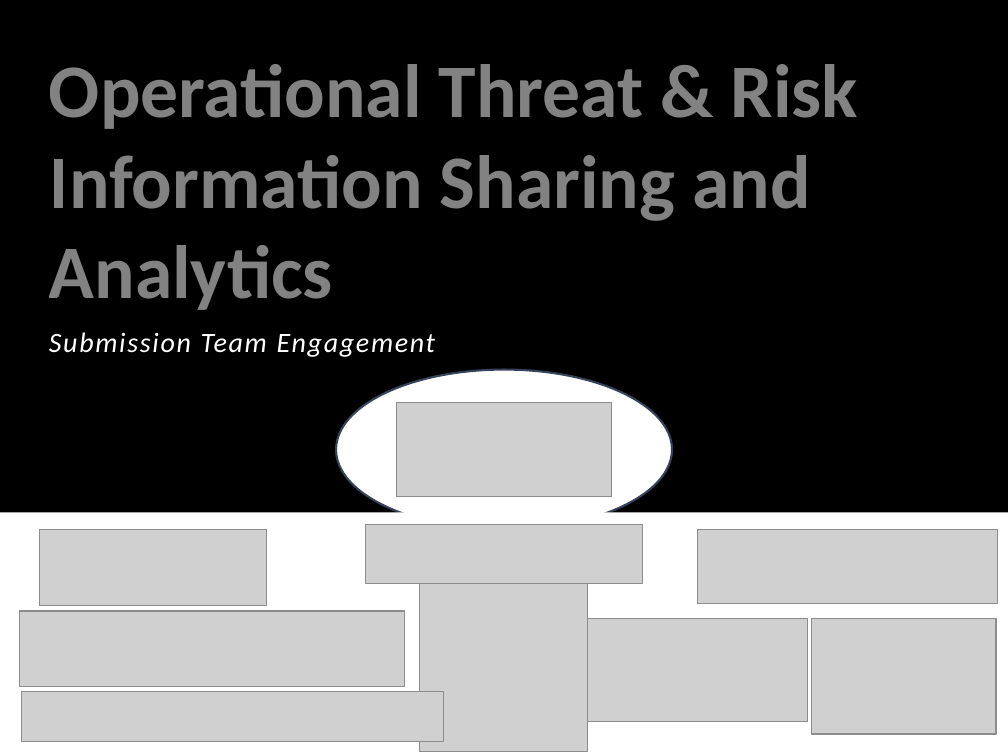
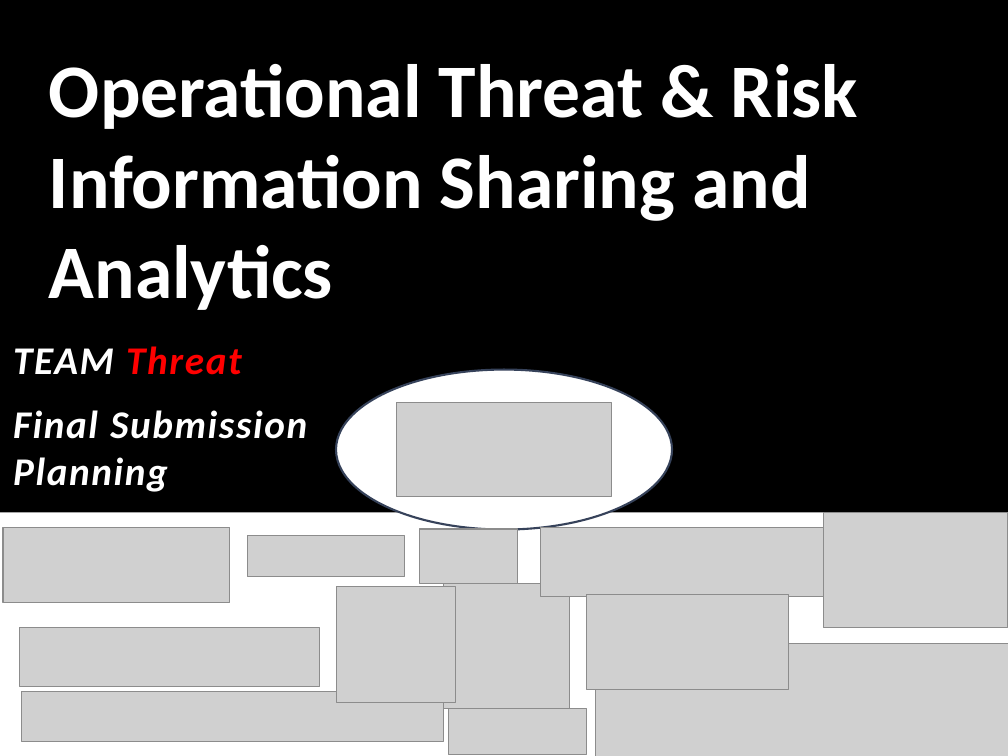
Before and after one commit to omg-threat-modeling/phase1, a slide deck: slide 1 of Team/Threat-risk -enguagement.pptx. Drawn at 1008x756 pixels with LibreOffice and Linux fonts; fonts in the diff are those of the drawing; grey boxes stand for pictures; background and template pictures are left out. Boxes give left, top, right and bottom in pixels: in the first picture for what was removed or moved away, otherwise in the second. Text is boxed around its words. In the diff, an @@ line names an element or a change of style, - is before the commit and + after.

```diff
--- a/Team/Threat-risk -enguagement.pptx
+++ b/Team/Threat-risk -enguagement.pptx
@@ title "Operational Threat & Risk Information ..." at (49, 64, 858, 310): text colour gradient #FFFFFF to #FFFFFF @@
@@ subtitle at (13, 346, 307, 492): text changed; size 20 to 28 pt; bold on @@
-Submission Team Engagement
+TEAM Threat
+Final Submission Planning
@@ picture: place and size @@
-picture at (40, 529, 267, 605)
+picture at (3, 527, 230, 603)
@@ picture added at (247, 535, 404, 577) @@
@@ picture removed at (366, 524, 642, 584) @@
@@ picture added at (419, 529, 518, 584) @@
@@ picture: place and size @@
-picture at (698, 529, 998, 603)
+picture at (540, 527, 824, 597)
@@ picture: place and size @@
-picture at (811, 619, 996, 734)
+picture at (824, 512, 1008, 627)
@@ picture added at (337, 586, 456, 702) @@
@@ picture: place and size @@
-picture at (419, 584, 588, 752)
+picture at (444, 584, 570, 710)
@@ picture: place and size @@
-picture at (588, 619, 807, 722)
+picture at (587, 595, 789, 689)
@@ picture: place and size @@
-picture at (19, 611, 404, 686)
+picture at (19, 628, 320, 686)
@@ picture added at (596, 643, 1008, 756) @@
@@ picture added at (449, 708, 586, 754) @@
```
Also in this commit, not shown: 48 other slides changed, 26 slides added, 8 slides removed, 2 other files.
